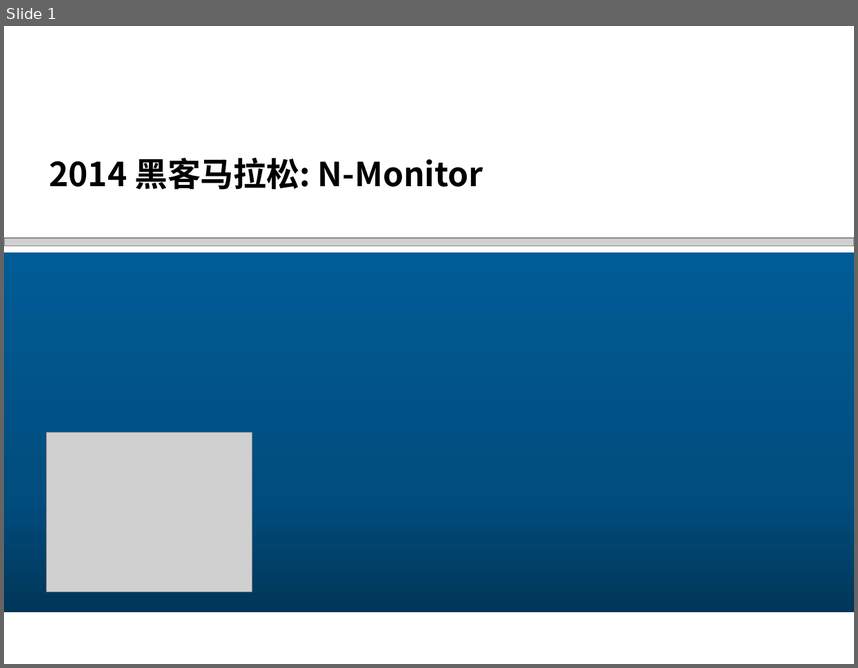
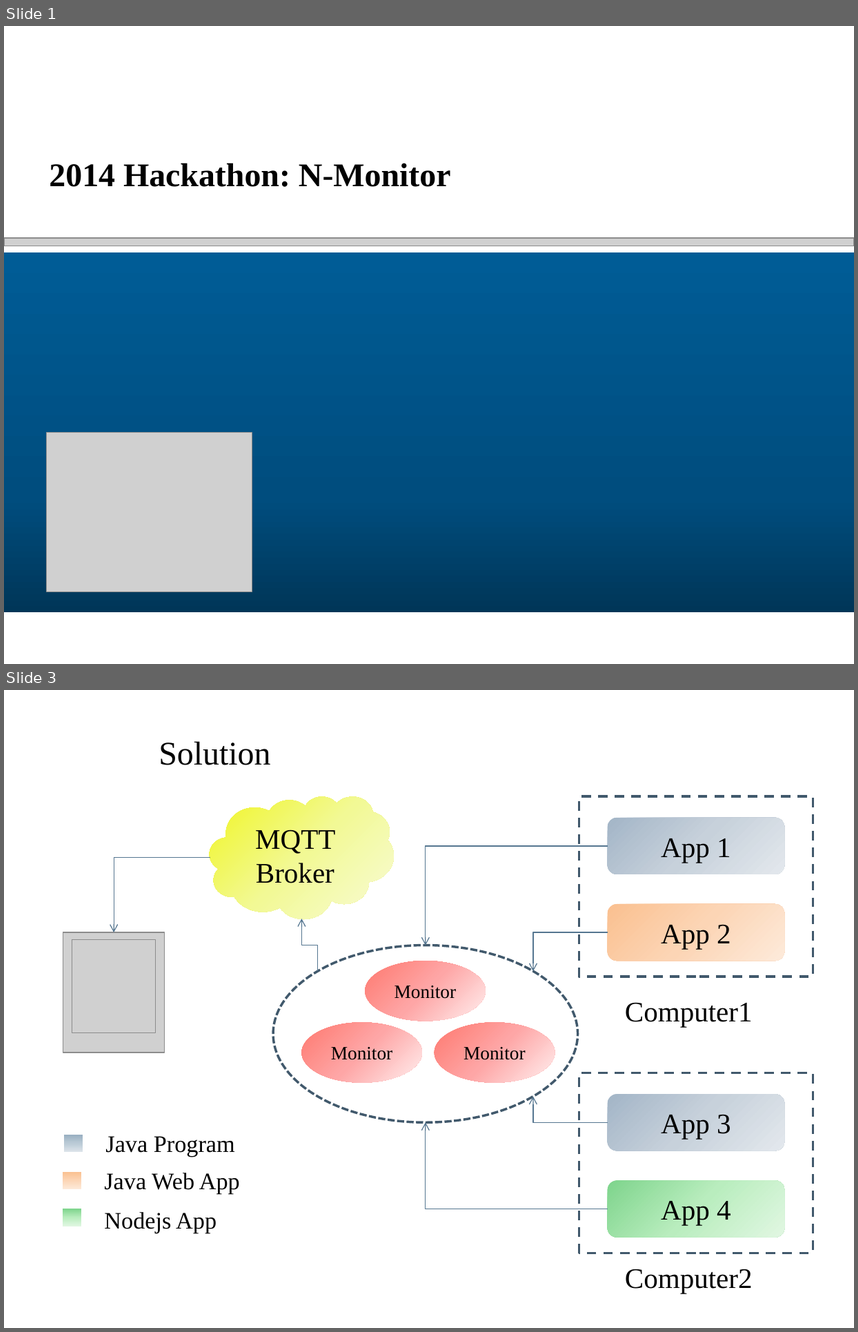
Before and after one commit to glenlivet/NRLP, a slide deck: 2014黑客马拉松_N-Monitor.pptx. Shown one above the other, each under a label of ours: slide 1 before the commit, slides 1 and 3 after it; the slides between them are not shown. The pictures are 858x668 and 858x1332 pixels, drawn with LibreOffice and Linux fonts; fonts in the diff are those of the drawing; grey boxes stand for pictures; background and template pictures are left out. Boxes give left, top, right and bottom in pixels: in the first picture for what was removed or moved away, otherwise in the second. Text is boxed around its words. In the diff, an @@ line names an element or a change of style, - is before the commit and + after.

```diff
--- a/2014黑客马拉松_N-Monitor.pptx
+++ b/2014黑客马拉松_N-Monitor.pptx
@@ slide 3 added at bbox=[4, 690, 854, 1328], background #FFFFFF @@
@@ title added at bbox=[159, 741, 270, 765], 28 pt, text #000000 @@
+Solution
@@ cloud added at bbox=[210, 796, 394, 918], fill gradient #F0F523 to #F2F995 to #F8FBD7, 24 pt, text #000000 @@
+MQTT Broker
@@ rectangle added at bbox=[579, 796, 813, 976], outline #415A6D 2 pt dashed @@
@@ rounded rectangle added at bbox=[608, 818, 784, 874], fill gradient #A4B6C7 to #C8D1DB to #E4E8ED, 24 pt, text #000000 @@
+App 1
@@ elbow arrow added from (608, 845) to (426, 945), #557791 0.75 pt @@
@@ elbow arrow added from (210, 858) to (114, 932), #557791 0.75 pt @@
@@ rounded rectangle added at bbox=[608, 904, 784, 961], fill gradient #FAC090 to #FCD5B5 to #FDEADA, 24 pt, text #000000 @@
+App 2
@@ picture added at bbox=[63, 932, 165, 1052] @@
@@ elbow arrow added from (318, 972) to (301, 918), #557791 0.75 pt @@
@@ elbow arrow added from (608, 932) to (534, 972), #557791 0.75 pt @@
@@ picture added at bbox=[72, 939, 155, 1032] @@
@@ ellipse added at bbox=[274, 945, 578, 1122], outline #415A6D 2 pt dashed @@
@@ ellipse added at bbox=[366, 960, 486, 1021], fill gradient #FE786E to #FEA6A6 to #FFEFEF, 16 pt, text #000000 @@
+Monitor
@@ text added at bbox=[625, 1002, 753, 1027], 24 pt, text #000000 @@
+Computer1
@@ ellipse added at bbox=[301, 1023, 422, 1083], fill gradient #FE786E to #FEA6A6 to #FFEFEF, 16 pt, text #000000 @@
+Monitor
@@ ellipse added at bbox=[434, 1023, 555, 1083], fill gradient #FE786E to #FEA6A6 to #FFEFEF, 16 pt, text #000000 @@
+Monitor
@@ rectangle added at bbox=[579, 1072, 813, 1253], outline #415A6D 2 pt dashed @@
@@ elbow arrow added from (608, 1122) to (534, 1096), #557791 0.75 pt @@
@@ rounded rectangle added at bbox=[608, 1094, 784, 1151], fill gradient #A4B6C7 to #C8D1DB to #E4E8ED, 24 pt, text #000000 @@
+App 3
@@ elbow arrow added from (608, 1209) to (426, 1122), #557791 0.75 pt @@
@@ rectangle added at bbox=[64, 1134, 83, 1152], fill gradient #98AFC1 to #BACAD6 to #DDE4EA @@
@@ text added at bbox=[105, 1136, 235, 1156], 20 pt, text #000000 @@
+Java Program
@@ rectangle added at bbox=[63, 1171, 81, 1189], fill gradient #FAC090 to #FCD5B5 to #FDEADA @@
@@ text added at bbox=[104, 1172, 240, 1194], 20 pt, text #000000 @@
+Java Web App
@@ rounded rectangle added at bbox=[608, 1181, 784, 1237], fill gradient #7ED48C to #B9EDBE to #E1F7E2, 24 pt, text #000000 @@
+App 4
@@ rectangle added at bbox=[63, 1209, 81, 1226], fill gradient #7ED48C to #B9EDBE to #E1F7E2 @@
@@ text added at bbox=[104, 1212, 217, 1233], 20 pt, text #000000 @@
+Nodejs App
@@ text added at bbox=[625, 1268, 753, 1293], 24 pt, text #000000 @@
+Computer2
@@ slide 1 changed as well @@
@@ title at bbox=[49, 163, 451, 187]: text changed; font Noto Sans CJK SC to Times New Roman @@
-2014 黑客马拉松: N-Monitor
+2014 Hackathon: N-Monitor
```
Also in this commit, not shown: 1 other slide changed, 5 other slides added, 7 slides removed, 9 other files.
